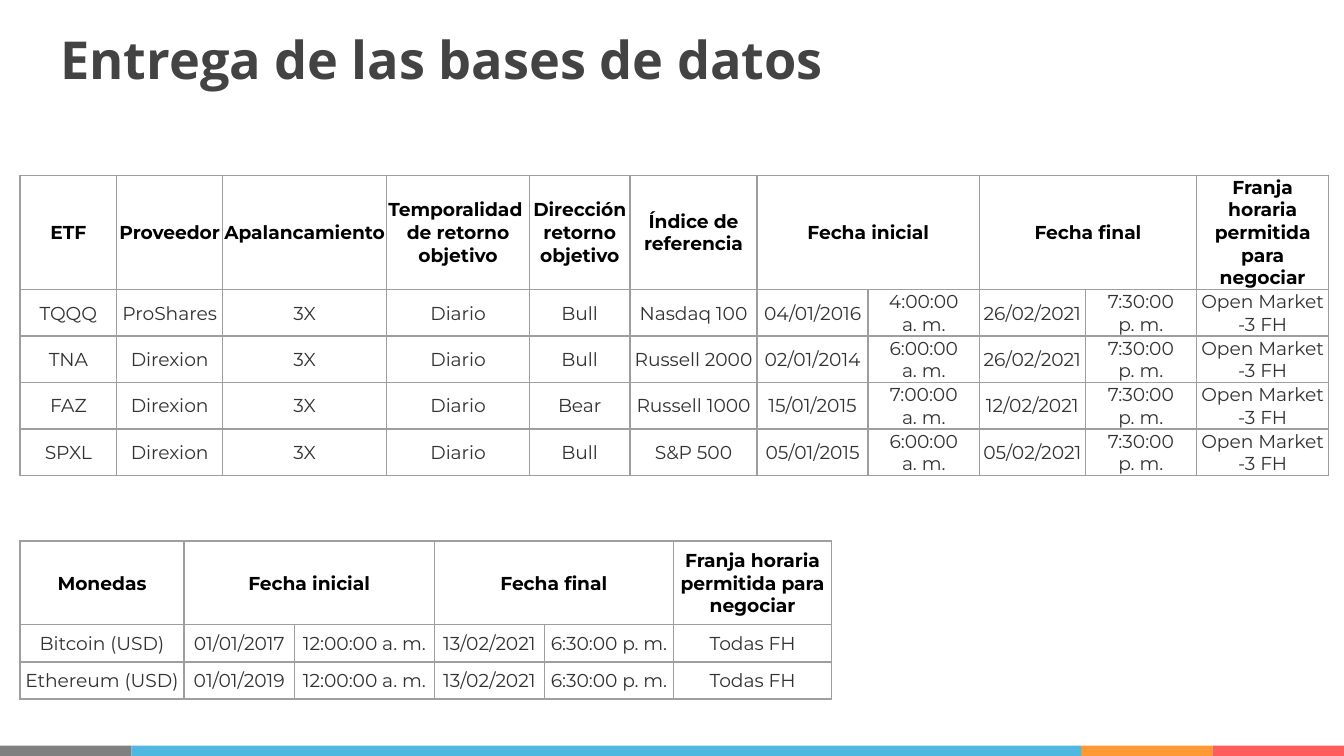
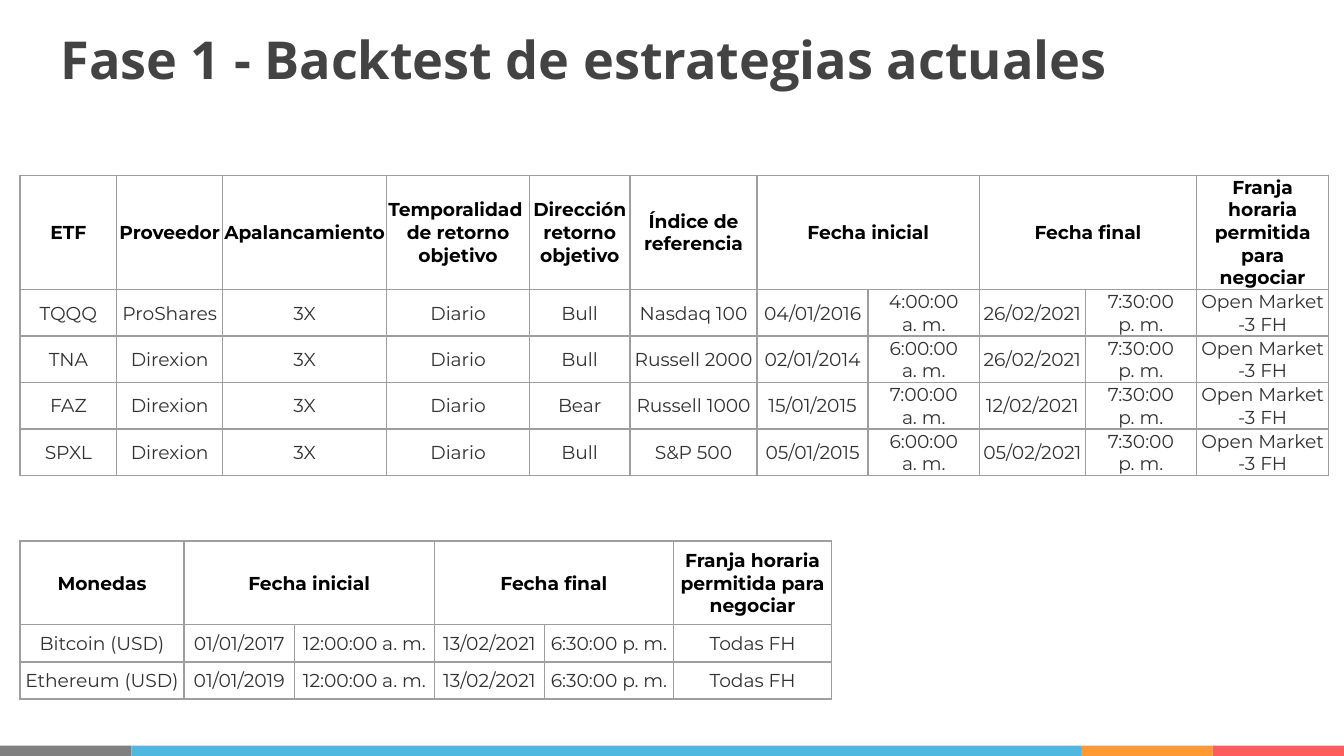
Before and after one commit to IISOS/Swell_2_Optimizacion_estrategias, a slide deck: slide 11 of Presentaciones/Swell - Optimización de estrategias - R5 (19-03-2021).pptx (slide 12 before the commit). Drawn at 1344x756 pixels with LibreOffice and Linux fonts; fonts in the diff are those of the drawing. Boxes give left, top, right and bottom in pixels: in the first picture for what was removed or moved away, otherwise in the second. Text is boxed around its words. In the diff, an @@ line names an element or a change of style, - is before the commit and + after.

```diff
--- a/Presentaciones/Swell - Optimización de estrategias - R5 (19-03-2021).pptx
+++ b/Presentaciones/Swell - Optimización de estrategias - R5 (19-03-2021).pptx
@@ title at (60,39,1107,92): text changed @@
-Entrega de las bases de datos
+Fase 1 - Backtest de estrategias actuales
```
Also in this commit, not shown: 9 other slides changed, 8 slides added, 9 slides removed.
